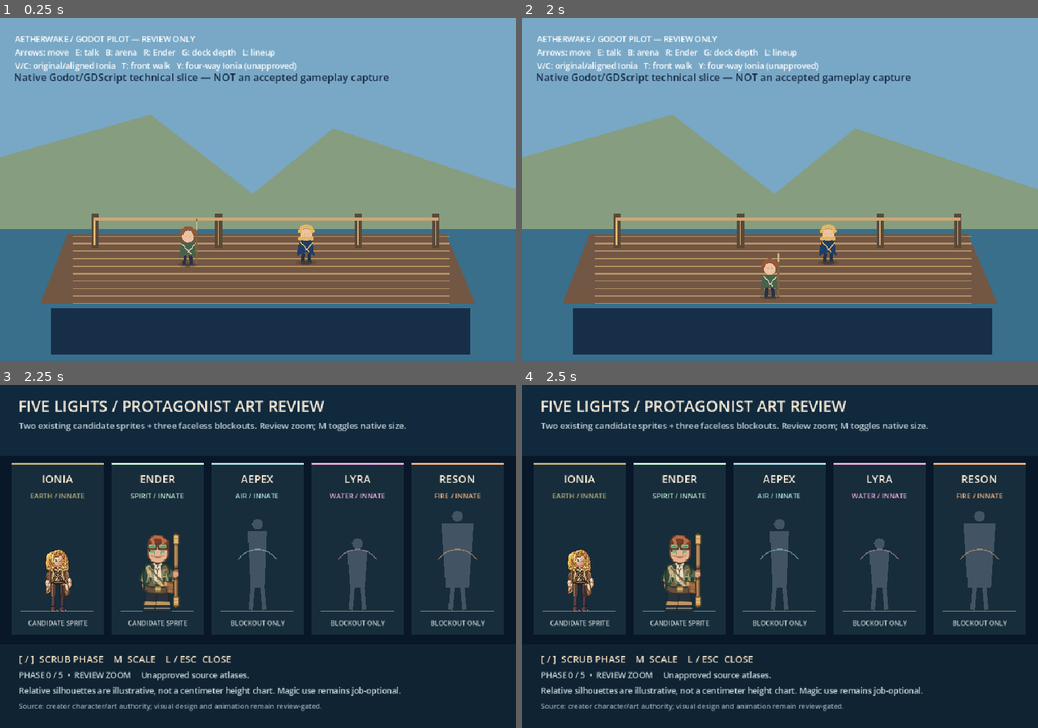
Above: before the commit, frames 1-4 (two rows, left to right).
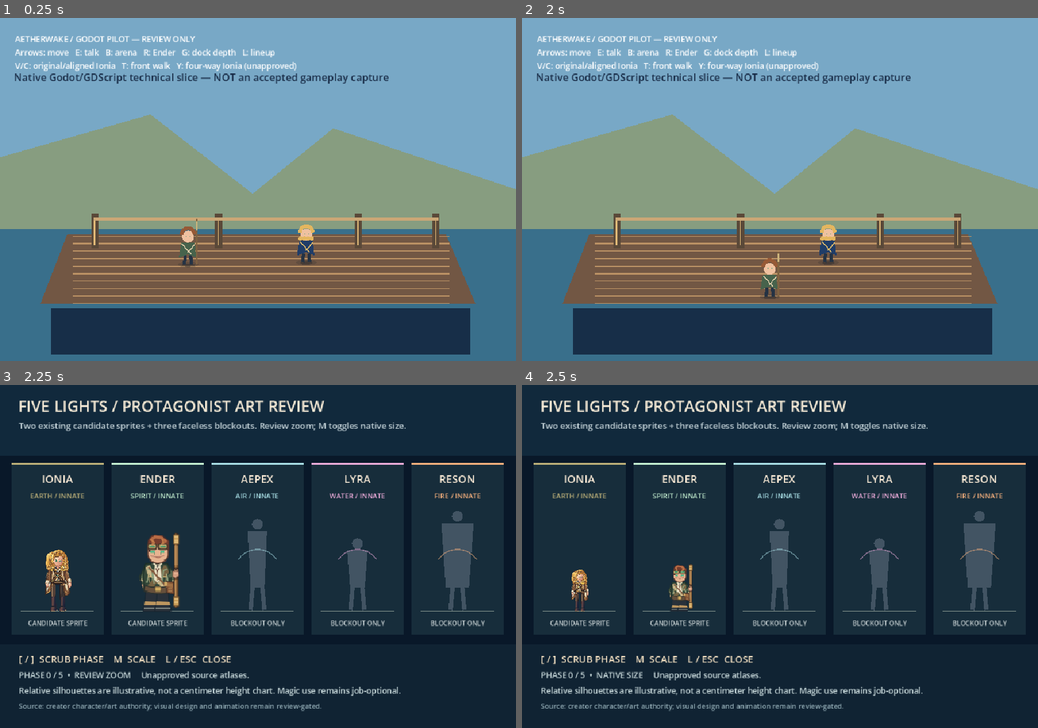
Above: after the commit, the same moments.

Repository: ndrorchestration/ToSailaStarrySky-jrpg
Game: Godot game, scene res://scenes/first_wake.tscn
The game is run twice, just before and just after one commit, with the same random seed, the same clock (stepped at 60 frames per second) and the same inputs.
Inputs:
- Up to frame 1 (0.25 s): no input
- Up to frame 2 (2 s): tap Enter at 0.5 s; hold Right (ui_right) 0.53-1.28 s; tap M at 0.6, 1.35 s; hold Down (ui_down) from 1.28 s (still down)
- Up to frame 3 (2.25 s): tap Space at 2 s; release Down (ui_down) at 2.03 s; hold Right (ui_right) from 2.03 s (still down); tap L at 2.1 s
- Up to frame 4 (2.5 s): keep holding Right (ui_right); tap M at 2.3 s

Frames 1-3 are identical in both runs. In frame 4, 2.2% of the frame differs, in the area x 8-49%, y 43-87%.

Commit message:
feat(godot): allow visual reviewer to switch native and magnified character size

Diff:
--- a/godot/scripts/first_wake.gd
+++ b/godot/scripts/first_wake.gd
@@ -117,6 +117,8 @@
             character_lineup_review.set_walk_phase(character_lineup_review.walk_phase - 1)
         elif event.keycode == KEY_BRACKETRIGHT:
             character_lineup_review.set_walk_phase(character_lineup_review.walk_phase + 1)
+        elif event.keycode == KEY_M:
+            character_lineup_review.set_magnified(not character_lineup_review.magnified)
         return
     if event.keycode == KEY_E and ender.global_position.distance_to(ionia.global_position) <= 110.0:
         dialogue_open = not dialogue_open
